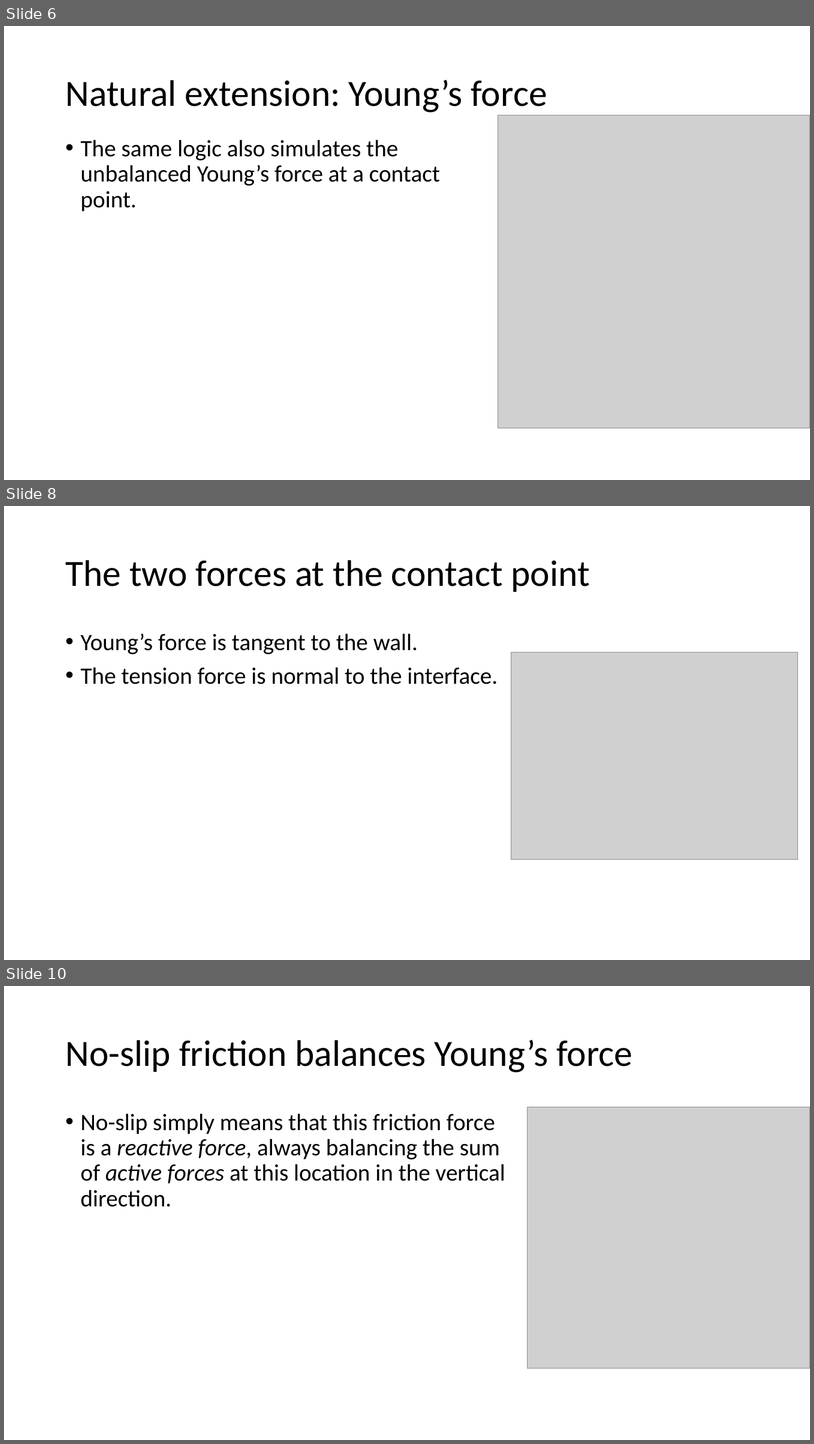
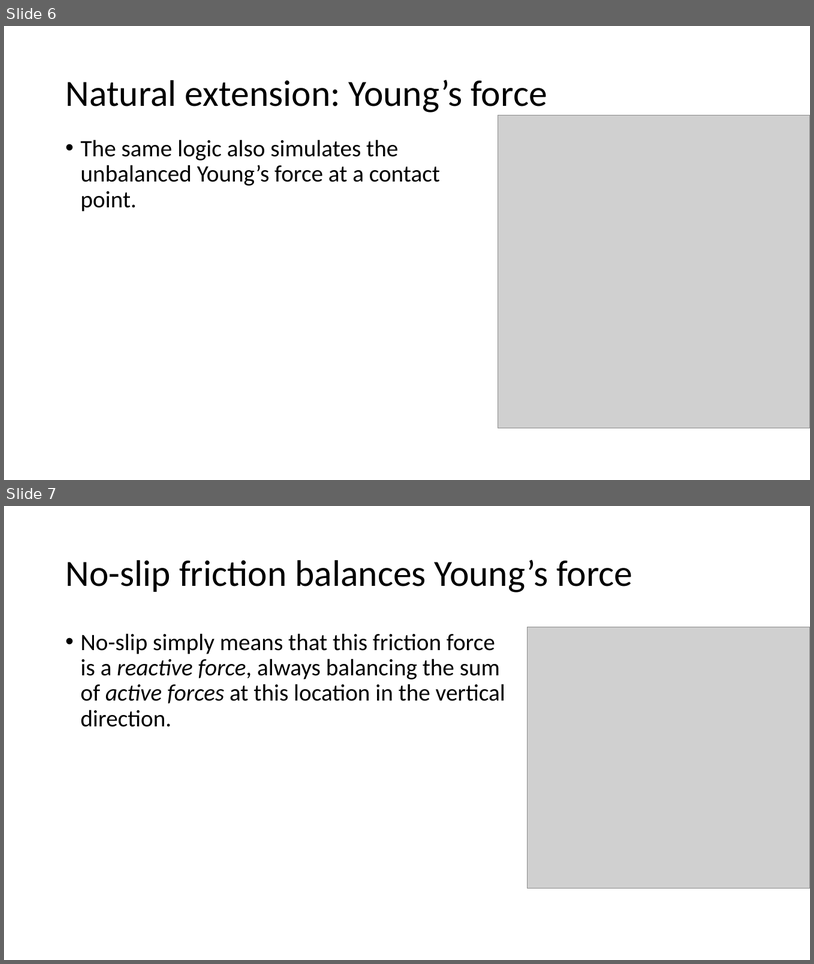
Before and after one commit to Daniel-Chin/droplet, a slide deck: APS_conf/slides.pptx. Shown one above the other, each under a label of ours: slides 6, 8 and 10 before the commit, slides 6 and 7 after it; the slides between them are not shown. The pictures are 814x1444 and 814x964 pixels, drawn with LibreOffice and Linux fonts; fonts in the diff are those of the drawing; grey boxes stand for pictures. Boxes give left, top, right and bottom in pixels: in the first picture for what was removed or moved away, otherwise in the second. Text is boxed around its words. In the diff, an @@ line names an element or a change of style, - is before the commit and + after.

```diff
--- a/APS_conf/slides.pptx
+++ b/APS_conf/slides.pptx
@@ slide 8 removed at <box>4,506,810,960</box>, background #FFFFFF @@
@@ title removed at <box>65,560,590,592</box> @@
-The two forces at the contact point
@@ text removed at <box>81,633,498,684</box> @@
-• Young’s force is tangent to the wall.
-• The tension force is normal to the interface.
@@ picture removed at <box>512,652,798,860</box> @@
@@ what was slide 10 is now slide 7 @@
```
Also in this commit, not shown: 2 slides changed, 9 other slides removed.
